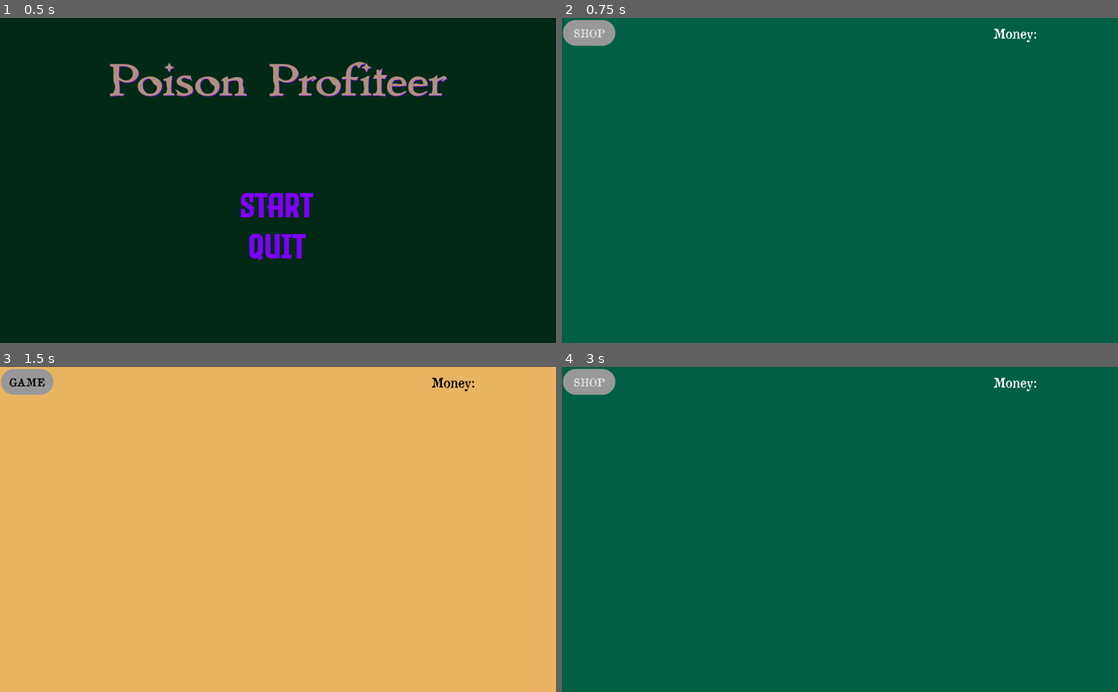
Above: before the commit, frames 1-4 (two rows, left to right).
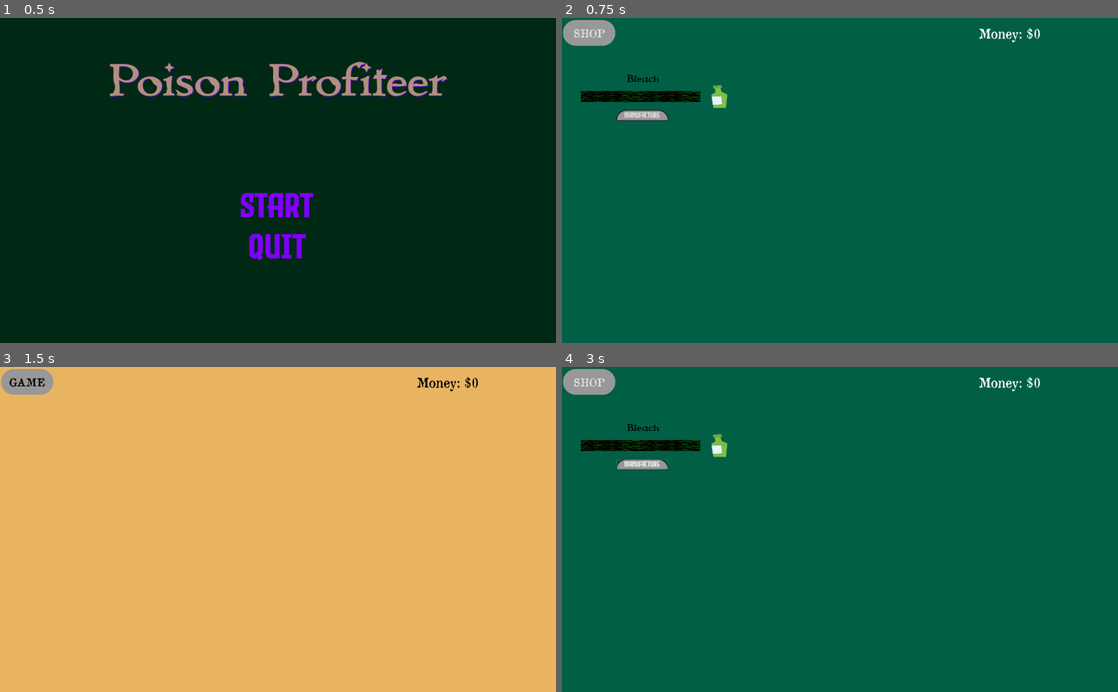
Above: after the commit, the same moments.

Repository: KayKay1377/C220-Final-Project-Poison
Game: Godot game, scene res://UI/MainMenu.tscn
Same seed, same stepped clock (60 frames per second), same inputs: the game is played once before the commit and once after it.
Inputs (mouse positions are in pixels of both pictures, inside the frame that each line leads up to):
- Up to frame 1 (0.5 s): no input
- Up to frame 2 (0.75 s): click "Start" at 0.5 s
- Up to frame 3 (1.5 s): click "SHOP" at 1.25 s
- Up to frame 4 (3 s): click "GAME" at 2 s; click (639, 464) at 2.75 s, where only the run after the commit has a clickable "Manufacture"

Frame 1 is identical in both runs. In frame 2, 1.5% of the frame differs, in the area x 3-86%, y 2-32%; in frame 3, 0.2%; in frame 4, 1.5%.
Error after the commit: Parse Error: Variable "Timer" shadows a native class. (res://Poisons/Manufacturing.gd:5)

Commit message:
Game Features Rough Draft

Diff:
--- /dev/null
+++ b/Poison Profiteer/Game.gd
@@ -0,0 +1,5 @@
+extends Node2D
+
+func _ready():
+	if $AudioStreamPlayer.playing == false:
+		$AudioStreamPlayer.play()
--- a/Poison Profiteer/Game.tscn
+++ b/Poison Profiteer/Game.tscn
@@ -1,11 +1,12 @@
-[gd_scene load_steps=20 format=2]
+[gd_scene load_steps=21 format=2]
 
 [ext_resource path="res://Assets/Evil Empire.otf" type="DynamicFontData" id=1]
 [ext_resource path="res://UI/PauseMenu.gd" type="Script" id=2]
 [ext_resource path="res://Assets/OldNewspaperTypes.ttf" type="DynamicFontData" id=3]
 [ext_resource path="res://UI/HUD.gd" type="Script" id=4]
-[ext_resource path="res://Global.gd" type="Script" id=5]
+[ext_resource path="res://Poisons/Bleach.tscn" type="PackedScene" id=5]
 [ext_resource path="res://Assets/Pick your Poison refined.ogg" type="AudioStream" id=6]
+[ext_resource path="res://Game.gd" type="Script" id=7]
 
 [sub_resource type="DynamicFont" id=1]
 size = 24
@@ -62,7 +63,7 @@
 font_data = ExtResource( 1 )
 
 [node name="Game" type="Node2D"]
-script = ExtResource( 5 )
+script = ExtResource( 7 )
 
 [node name="Background" type="ColorRect" parent="."]
 margin_right = 1024.0
@@ -153,6 +154,11 @@
 stream = ExtResource( 6 )
 volume_db = 0.182
 
+[node name="Manufacturing" parent="." instance=ExtResource( 5 )]
+margin_top = 100.0
+margin_right = 0.0
+margin_bottom = 100.0
+
 [connection signal="pressed" from="HUD/Shop" to="HUD" method="_on_Shop_pressed"]
 [connection signal="pressed" from="PauseMenu/Restart" to="PauseMenu" method="_on_Restart_pressed"]
 [connection signal="pressed" from="PauseMenu/Quit" to="PauseMenu" method="_on_Quit_pressed"]
--- a/Poison Profiteer/Global.gd
+++ b/Poison Profiteer/Global.gd
@@ -1,11 +1,10 @@
 extends Node
 
+var money = 0.00
+var Money = null
+
 func _ready():
-	pause_mode =PAUSE_MODE_PROCESS
-
-func _process(delta):
-	if $AudioStreamPlayer.playing == false:
-		$AudioStreamPlayer.play()
+	pause_mode = PAUSE_MODE_PROCESS
 
 func _unhandled_input(event):
 	if event.is_action_pressed("menu"):
@@ -19,6 +18,7 @@
 				get_tree().paused = false
 
 func update_money(m):
-	var money = int($HUD/Money.text)
-	money.text = str(m + money)
-	pass
+	Money = get_node_or_null("/root/Game/HUD/Money")
+	if Money != null:
+		money += m
+		Money.text = "Money: $" + str(money)
--- /dev/null
+++ b/Poison Profiteer/Poisons/Bleach.tscn
@@ -0,0 +1,115 @@
+[gd_scene load_steps=12 format=2]
+
+[ext_resource path="res://Poisons/Manufacturing.gd" type="Script" id=1]
+[ext_resource path="res://Assets/background3.png" type="Texture" id=2]
+[ext_resource path="res://Assets/Evil Empire.otf" type="DynamicFontData" id=3]
+[ext_resource path="res://Assets/background1.png" type="Texture" id=4]
+[ext_resource path="res://Assets/poison8.png" type="Texture" id=5]
+[ext_resource path="res://Assets/IMMORTAL.ttf" type="DynamicFontData" id=6]
+
+[sub_resource type="DynamicFont" id=1]
+size = 19
+font_data = ExtResource( 6 )
+
+[sub_resource type="StyleBoxFlat" id=4]
+border_width_left = 2
+border_width_top = 2
+border_width_right = 2
+border_width_bottom = 2
+border_color = Color( 0, 0, 0, 1 )
+border_blend = true
+corner_radius_top_left = 30
+corner_radius_top_right = 30
+
+[sub_resource type="StyleBoxFlat" id=5]
+border_width_left = 2
+border_width_top = 2
+border_width_right = 2
+border_width_bottom = 2
+border_color = Color( 0, 0, 0, 1 )
+border_blend = true
+corner_radius_top_left = 30
+corner_radius_top_right = 30
+
+[sub_resource type="StyleBoxFlat" id=2]
+border_width_left = 2
+border_width_top = 2
+border_width_right = 2
+border_width_bottom = 2
+border_color = Color( 0, 0, 0, 1 )
+border_blend = true
+corner_radius_top_left = 30
+corner_radius_top_right = 30
+
+[sub_resource type="DynamicFont" id=3]
+size = 13
+font_data = ExtResource( 3 )
+
+[node name="Manufacturing" type="Control"]
+anchor_right = 1.0
+anchor_bottom = 1.0
+margin_right = -704.0
+margin_bottom = -500.0
+script = ExtResource( 1 )
+__meta__ = {
+"_edit_use_anchors_": false
+}
+
+[node name="Bleach" type="Label" parent="."]
+margin_right = 300.0
+margin_bottom = 25.0
+custom_fonts/font = SubResource( 1 )
+custom_colors/font_color = Color( 0, 0, 0, 1 )
+text = "Bleach"
+align = 1
+valign = 2
+__meta__ = {
+"_edit_use_anchors_": false
+}
+
+[node name="Manufacture" type="Button" parent="."]
+margin_left = 100.0
+margin_top = 70.0
+margin_right = 196.0
+margin_bottom = 90.0
+custom_styles/hover = SubResource( 4 )
+custom_styles/pressed = SubResource( 5 )
+custom_styles/normal = SubResource( 2 )
+custom_fonts/font = SubResource( 3 )
+text = "Manufacture"
+__meta__ = {
+"_edit_use_anchors_": false
+}
+
+[node name="ProgressBar" type="TextureProgress" parent="."]
+margin_left = 35.0
+margin_top = 35.0
+margin_right = 309.0
+margin_bottom = 213.0
+rect_scale = Vector2( 0.803, 0.112 )
+max_value = 5.0
+value = 5.0
+rounded = true
+texture_under = ExtResource( 2 )
+texture_progress = ExtResource( 4 )
+fill_mode = 1
+tint_progress = Color( 0.0784314, 1, 0, 1 )
+__meta__ = {
+"_edit_use_anchors_": false
+}
+
+[node name="Timer" type="Timer" parent="ProgressBar"]
+one_shot = true
+
+[node name="Icon" type="Sprite" parent="."]
+position = Vector2( 290, 45 )
+scale = Vector2( 0.6, 0.3 )
+texture = ExtResource( 5 )
+
+[node name="Value" type="Label" parent="."]
+visible = false
+margin_bottom = 14.0
+text = "5"
+
+[connection signal="pressed" from="Manufacture" to="." method="_on_Manufacture_pressed"]
+[connection signal="timeout" from="ProgressBar/Timer" to="." method="_on_Timer_timeout"]
--- /dev/null
+++ b/Poison Profiteer/Poisons/Manufacturing.gd
@@ -0,0 +1,24 @@
+extends Control
+
+var earnings = null;
+
+onready var Timer = $ProgressBar/Timer
+
+onready var ProgressBar = $ProgressBar
+
+onready var Value = $Value
+
+func _ready():
+	earnings = int($Value.text)
+	Timer.wait_time = ProgressBar.value
+
+func _process(delta):
+	ProgressBar.value = Timer.time_left
+
+func _on_Timer_timeout():
+	Global.update_money(earnings)
+
+
+func _on_Manufacture_pressed():
+	if(Timer.is_stopped()):
+		Timer.start()
--- /dev/null
+++ b/Poison Profiteer/Poisons/Manufacturing.tscn
@@ -0,0 +1,108 @@
+[gd_scene load_steps=10 format=2]
+
+[ext_resource path="res://Poisons/Manufacturing.gd" type="Script" id=1]
+[ext_resource path="res://Assets/background3.png" type="Texture" id=2]
+[ext_resource path="res://Assets/Evil Empire.otf" type="DynamicFontData" id=3]
+[ext_resource path="res://Assets/background1.png" type="Texture" id=4]
+[ext_resource path="res://Assets/poison8.png" type="Texture" id=5]
+
+[sub_resource type="StyleBoxFlat" id=3]
+border_width_left = 2
+border_width_top = 2
+border_width_right = 2
+border_width_bottom = 2
+border_color = Color( 0, 0, 0, 1 )
+border_blend = true
+corner_radius_top_left = 30
+corner_radius_top_right = 30
+
+[sub_resource type="StyleBoxFlat" id=4]
+border_width_left = 2
+border_width_top = 2
+border_width_right = 2
+border_width_bottom = 2
+border_color = Color( 0, 0, 0, 1 )
+border_blend = true
+corner_radius_top_left = 30
+corner_radius_top_right = 30
+
+[sub_resource type="StyleBoxFlat" id=2]
+border_width_left = 2
+border_width_top = 2
+border_width_right = 2
+border_width_bottom = 2
+border_color = Color( 0, 0, 0, 1 )
+border_blend = true
+corner_radius_top_left = 30
+corner_radius_top_right = 30
+
+[sub_resource type="DynamicFont" id=1]
+size = 13
+font_data = ExtResource( 3 )
+
+[node name="Manufacturing" type="Control"]
+anchor_right = 1.0
+anchor_bottom = 1.0
+margin_right = -704.0
+margin_bottom = -500.0
+script = ExtResource( 1 )
+__meta__ = {
+"_edit_use_anchors_": false
+}
+
+[node name="PosionName" type="Label" parent="."]
+margin_right = 300.0
+margin_bottom = 25.0
+text = "[Poison Name]"
+align = 1
+valign = 2
+__meta__ = {
+"_edit_use_anchors_": false
+}
+
+[node name="Manufacture" type="Button" parent="."]
+margin_left = 100.0
+margin_top = 70.0
+margin_right = 196.0
+margin_bottom = 90.0
+custom_styles/hover = SubResource( 3 )
+custom_styles/pressed = SubResource( 4 )
+custom_styles/normal = SubResource( 2 )
+custom_fonts/font = SubResource( 1 )
+text = "Manufacture"
+__meta__ = {
+"_edit_use_anchors_": false
+}
+
+[node name="ProgressBar" type="TextureProgress" parent="."]
+margin_left = 35.0
+margin_top = 35.0
+margin_right = 309.0
+margin_bottom = 213.0
+rect_scale = Vector2( 0.803, 0.112 )
+max_value = 5.0
+value = 5.0
+rounded = true
+texture_under = ExtResource( 2 )
+texture_progress = ExtResource( 4 )
+fill_mode = 1
+tint_progress = Color( 0.0784314, 1, 0, 1 )
+__meta__ = {
+"_edit_use_anchors_": false
+}
+
+[node name="Timer" type="Timer" parent="ProgressBar"]
+one_shot = true
+
+[node name="Icon" type="Sprite" parent="."]
+position = Vector2( 290, 45 )
+scale = Vector2( 0.6, 0.3 )
+texture = ExtResource( 5 )
+
+[node name="Value" type="Label" parent="."]
+visible = false
+margin_bottom = 14.0
+text = "1"
+
+[connection signal="pressed" from="Manufacture" to="." method="_on_Manufacture_pressed"]
+[connection signal="timeout" from="ProgressBar/Timer" to="." method="_on_Timer_timeout"]
--- a/Poison Profiteer/UI/HUD.gd
+++ b/Poison Profiteer/UI/HUD.gd
@@ -1,7 +1,7 @@
 extends Control
 
 func _ready():
-	pass
+	$Money.text = "Money: $" + str(Global.money)
 
 func _on_Shop_pressed():
 	get_tree().change_scene("res://UI/Shop.tscn")
--- a/Poison Profiteer/UI/Shop.tscn
+++ b/Poison Profiteer/UI/Shop.tscn
@@ -13,19 +13,19 @@
 corner_radius_bottom_right = 45
 corner_radius_bottom_left = 45
 
-[sub_resource type="StyleBoxFlat" id=5]
-corner_radius_top_left = 45
-corner_radius_top_right = 45
-corner_radius_bottom_right = 45
-corner_radius_bottom_left = 45
-
 [sub_resource type="StyleBoxFlat" id=3]
 corner_radius_top_left = 45
 corner_radius_top_right = 45
 corner_radius_bottom_right = 45
 corner_radius_bottom_left = 45
 
-[sub_resource type="DynamicFont" id=4]
+[sub_resource type="StyleBoxFlat" id=4]
+corner_radius_top_left = 45
+corner_radius_top_right = 45
+corner_radius_bottom_right = 45
+corner_radius_bottom_left = 45
+
+[sub_resource type="DynamicFont" id=5]
 size = 20
 font_data = ExtResource( 1 )
 
@@ -52,7 +52,7 @@
 "_edit_use_anchors_": false
 }
 
-[node name="Label" type="Label" parent="ShopHUD"]
+[node name="Money" type="Label" parent="ShopHUD"]
 margin_top = 4.0
 margin_right = 882.0
 margin_bottom = 52.0
--- a/Poison Profiteer/UI/ShopHUD.gd
+++ b/Poison Profiteer/UI/ShopHUD.gd
@@ -1,7 +1,7 @@
 extends Control
 
 func _ready():
-	pass
+	$Money.text = "Money: $" + str(Global.money)
 
 func _on_Game_pressed():
 	get_tree().change_scene("res://Game.tscn")
--- a/Poison Profiteer/project.godot
+++ b/Poison Profiteer/project.godot
@@ -14,6 +14,10 @@
 run/main_scene="res://UI/MainMenu.tscn"
 config/icon="res://icon.png"
 
+[autoload]
+
+Global="*res://Global.gd"
+
 [input]
 
 menu={
Not shown, added: Poison Profiteer/Assets/133008__cosmicd__annulet-of-absorption.wav.import
Not shown, added: Poison Profiteer/Assets/foom_0.wav.import
Not shown: 1 places in Poison Profiteer/UI/Shop.tscn that only renumber resources
